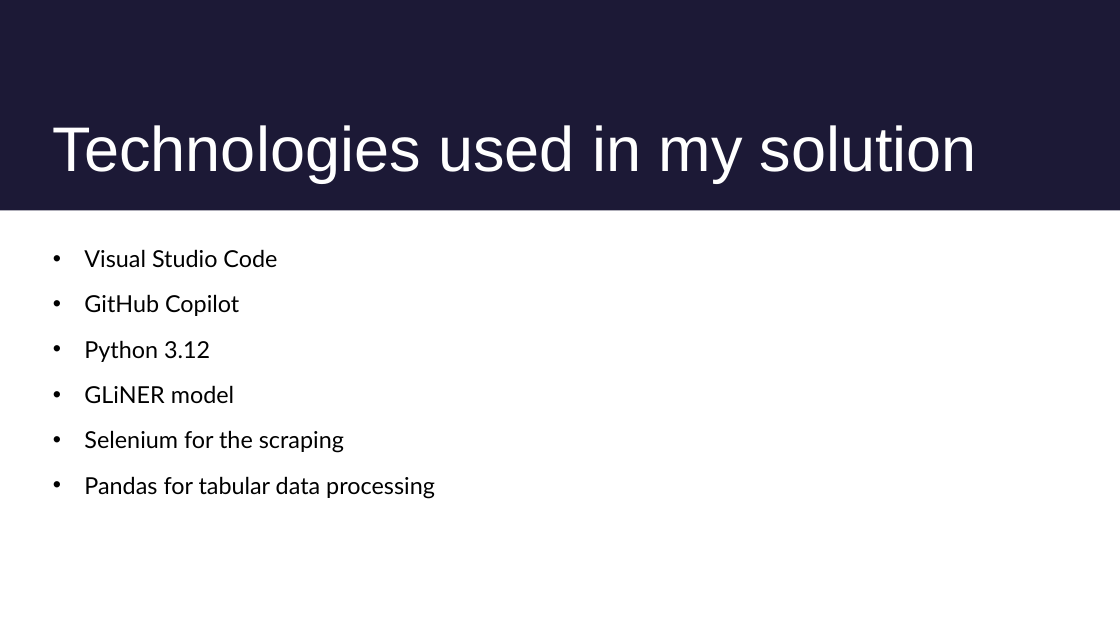
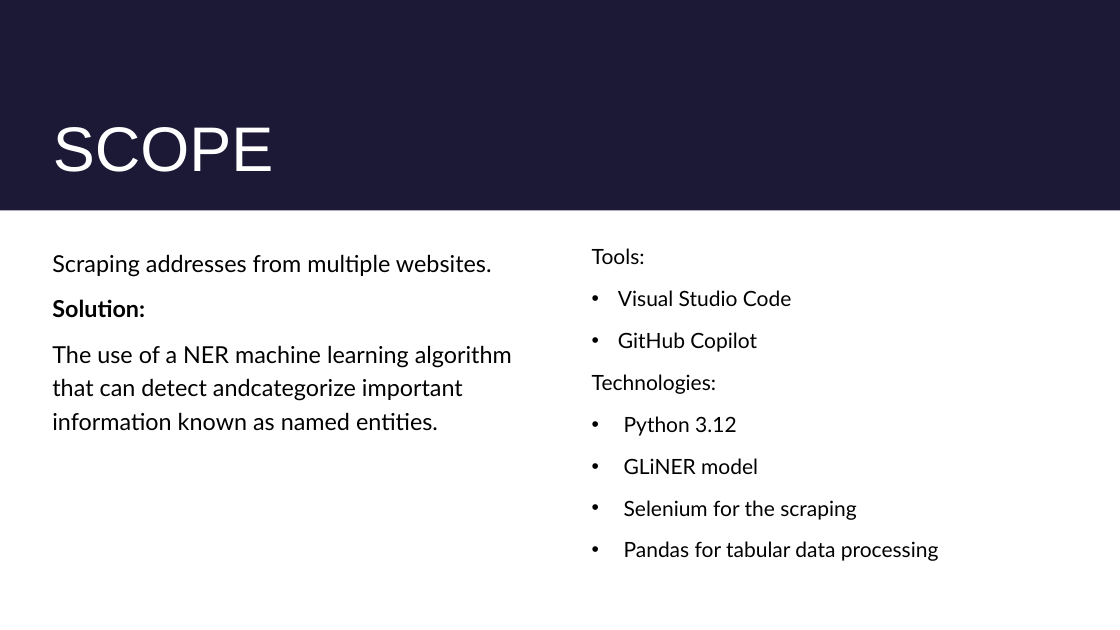
Before and after one commit to SimeonTica/NER-Address-scraper, a slide deck: slide 2 of Veridion challenge.pptx (slide 11 before the commit). Drawn at 1120x630 pixels with LibreOffice and Linux fonts; fonts in the diff are those of the drawing. Boxes give left, top, right and bottom in pixels: in the first picture for what was removed or moved away, otherwise in the second. Text is boxed around its words. In the diff, an @@ line names an element or a change of style, - is before the commit and + after.

Commit message:
Finished presentation

```diff
--- a/Veridion challenge.pptx
+++ b/Veridion challenge.pptx
@@ title at (x1=53, y1=127, x2=273, y2=172): text changed @@
-Technologies used in my solution
+SCOPE
@@ text "Tools:" moved from (x1=84, y1=249, x2=435, y2=499) to (x1=592, y1=248, x2=939, y2=561) @@
@@ text added at (x1=52, y1=254, x2=512, y2=431), 20 pt, text #000000 @@
+Scraping addresses from multiple websites.
+Solution:
+The use of a NER machine learning algorithm that can detect andcategorize important information known as named entities.
@@ text at (x1=592, y1=248, x2=645, y2=264): paragraph added @@
+Tools:
@@ text at (x1=618, y1=290, x2=939, y2=561): size 20 to 18 pt in "Visual Studio Code", "GitHub Copilot", "Python 3.12", "GLiNER model" and 2 more places; indent changed @@
@@ text at (x1=592, y1=374, x2=716, y2=394): paragraph added @@
+Technologies:
```
